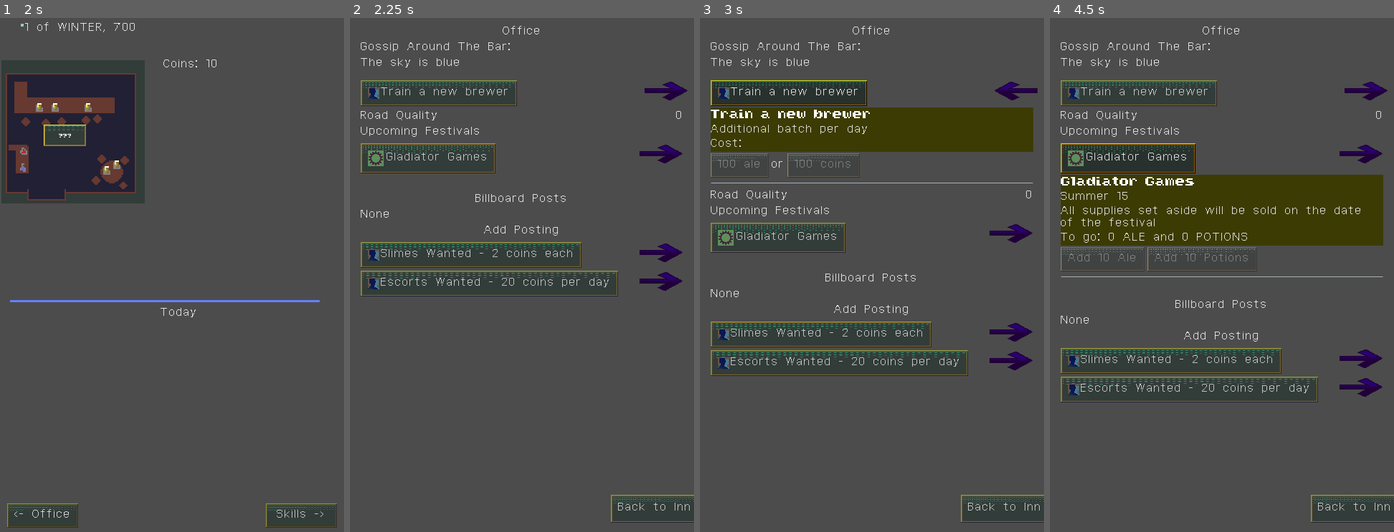
Above: before the commit, frames 1-4 (left to right).
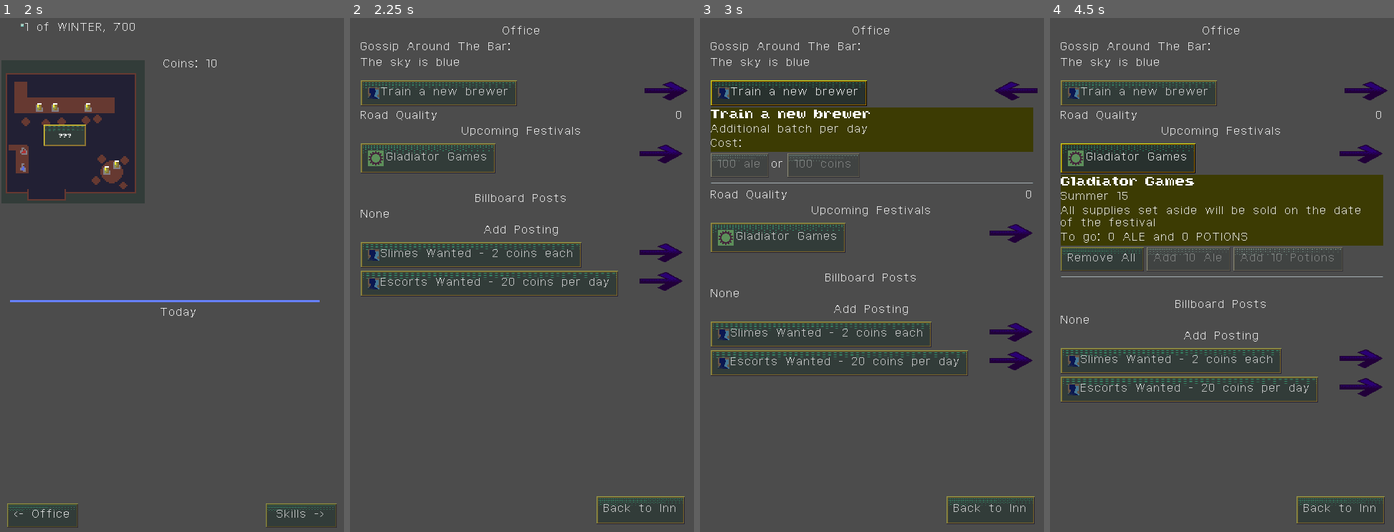
Above: after the commit, the same moments.

Repository: RoxT/InnKeeperUnlimited
Game: Godot game, scene res://Inn.tscn
The game is run twice, just before and just after one commit, with the same random seed, the same clock (stepped at 60 frames per second) and the same inputs.
Inputs:
- Up to frame 1 (2 s): click "Skills ->" at 0.5 s; click "Back to Inn" at 1.25 s
- Up to frame 2 (2.25 s): click "<- Office" at 2 s
- Up to frame 3 (3 s): click "Train a new brewer" at 2.75 s
- Up to frame 4 (4.5 s): click "Train a new brewer" at 3.5 s; click "Gladiator Games" at 4.25 s

Frame 1 is identical in both runs. In frame 2, 1.0% of the frame differs, in the area x 3-100%, y 21-99%; in frame 3, 1.0%; in frame 4, 1.7%.

Commit message:
Gladiator festival done

Diff:
--- a/project/Office.tscn
+++ b/project/Office.tscn
@@ -92,6 +92,7 @@
 margin_right = 450.0
 margin_bottom = 265.0
 text = "Upcoming Festivals"
+align = 1
 
 [node name="Festivals" type="VBoxContainer" parent="MarginContainer/HBox"]
 margin_top = 273.0
@@ -131,10 +132,10 @@
 script = ExtResource( 4 )
 
 [node name="BackToInn" type="Button" parent="."]
-margin_left = 364.0
-margin_top = 668.0
-margin_right = 465.0
-margin_bottom = 707.0
+margin_left = 344.0
+margin_top = 670.0
+margin_right = 467.0
+margin_bottom = 709.0
 text = "Back to Inn"
 
 [connection signal="pressed" from="BackToInn" to="." method="_on_BackToInn_pressed"]
--- a/project/office/Festivals.gd
+++ b/project/office/Festivals.gd
@@ -3,7 +3,7 @@
 var Festival := preload("res://office/festival.tscn")
 var loaded := false
 var game:SaveGame
-var season
+var day
 
 # Called when the node enters the scene tree for the first time.
 func _ready() -> void:
@@ -17,15 +17,26 @@
 
 func refresh():
 	var date := game.get_date()
-	if date.season != season:
+	var upcoming := false
+	if date.day != day:
 		for c in get_children():
 			c.queue_free()
 		for f in festivals[date.season]:
 			f = f as festival
-			var post := Festival.instance()
-			post.game = game
-			post.init(f, tr("SEASONS" + str(season)))
-			add_child(post)
+			if f.day > date.day:
+				upcoming = true
+				var post := Festival.instance()
+				post.game = game
+				post.init(f, tr("SEASONS" + str(date.season)))
+				add_child(post)
+		if !upcoming:
+			var none := Label.new()
+			none.text = "None"
+			add_child(none)
+	day = date.day
+	for c in get_children():
+		if c.has_method("refresh"):
+			c.refresh()
 
 
 var festivals = {
--- a/project/office/festival.gd
+++ b/project/office/festival.gd
@@ -37,6 +37,7 @@
 	reset = Button.new()
 	reset.text = "Remove All"
 	reset.connect("pressed", self, "on_reset_btn_pressed")
+	options.add_child(reset)
 	for supply in supplies:
 		var name_str:String = S.things.keys()[supply]
 		var btn := Button.new()
@@ -49,7 +50,11 @@
 	dialog.hide()
 
 func refresh():
-	var shipped := day == game.get_date().day - 1
+	var today := game.get_date().day
+	if today >= day:
+		queue_free()
+		return
+	var shipped := day == today + 1
 	reset.disabled = shipped
 	for c in options.get_children():
 		if S.things.has(c.name):
--- a/project/scripts/SaveGameR.gd
+++ b/project/scripts/SaveGameR.gd
@@ -65,12 +65,16 @@
 	assert(found, str(festival_id) + " not found after " + get_date().get_date_string())
 	change_thing_count(supply, -amount)
 
+func remove_festival(f:FestivalR):
+	festivals_this_month.erase(f)
+
+
 func reset_festival_supplies(festival_id:int):
 	for f in festivals_this_month:
 		if f.id == festival_id:
 			f = f as FestivalR
 			for s in f.supplies:
-				change_thing_count(s, f.amounts_saved[S.thing(s)])
+				change_thing_count(S.thing(s), f.amounts_saved[S.thing(s)])
 			f.reset()
 
 # supply:String : {amount:int}
--- a/project/scripts/SceneController.gd
+++ b/project/scripts/SceneController.gd
@@ -87,13 +87,22 @@
 			label.add_text("Sold: ")
 			label.newline()
 			proceeds.hide()
+			var count := 0
 			for s in f.supplies:
 				var thing:String = S.things.keys()[s]
-				if f.amounts_saved[thing] > 0:
-					proceeds.show()
+				count += f.amounts_saved[thing]
 				label.add_text(thing + ": " + str(f.amounts_saved[thing]))
 				label.newline()
-		inn.update_stock()
+			if count > 0:
+				var made := count * 2
+				label.newline()
+				label.add_text("Made " + str(made) + " coins")
+				save_game.coins += made
+				proceeds.show()
+			inn.update_stock()
+			save_game.remove_festival(f)
+		else:
+			inn.update_stock()
 	save_game.save_game()
 
 func on_no_ale():
Not shown, changed: .gitignore
